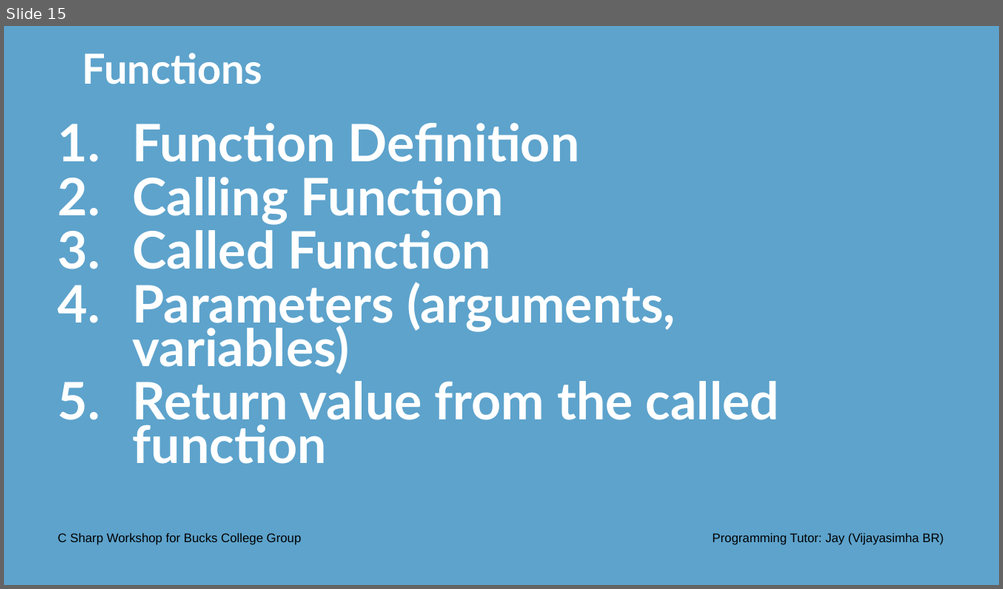
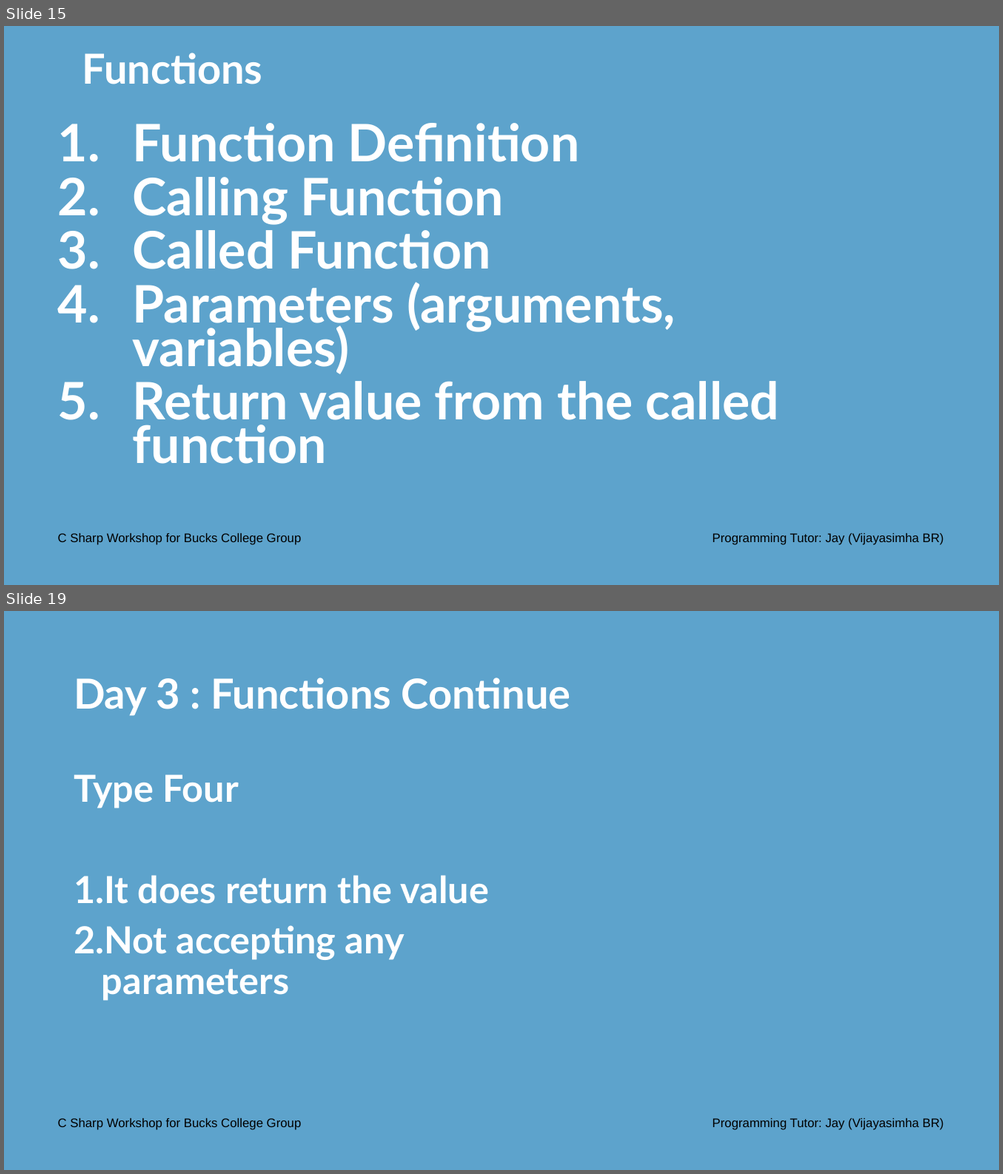
Before and after one commit to Jay-study-nildana/CSharpWorkShopforBucksCollegeGroup, a slide deck: PresentationPPTPDFS/Day 3 Onwards - C Sharp Workshop Bucks College Group.pptx. Shown one above the other, each under a label of ours: slide 15 before the commit, slides 15 and 19 after it; the slides between them are not shown. The pictures are 1003x589 and 1003x1174 pixels, drawn with LibreOffice and Linux fonts; fonts in the diff are those of the drawing; background and template pictures are left out. Boxes give left, top, right and bottom in pixels: in the first picture for what was removed or moved away, otherwise in the second. Text is boxed around its words. In the diff, an @@ line names an element or a change of style, - is before the commit and + after.

Commit message:
wrapped up Day 3
functions continued
building a simple calculator with functions

wrapping up

```diff
--- a/PresentationPPTPDFS/Day 3 Onwards - C Sharp Workshop Bucks College Group.pptx
+++ b/PresentationPPTPDFS/Day 3 Onwards - C Sharp Workshop Bucks College Group.pptx
@@ slide 19 added at (4,611,999,1170), background #5DA3CC @@
@@ title added at (74,678,571,716), 40 pt, text #FFFFFF, bold @@
+Day 3 : Functions Continue
@@ text added at (74,775,489,1001), 36 pt, text #FFFFFF, bold @@
+Type Four
+1. It does return the value
+2. Not accepting any parameters
@@ text added at (58,1119,301,1130), 12 pt, text #000000 @@
+C Sharp Workshop for Bucks College Group
@@ text added at (712,1119,944,1130), 12 pt, text #000000 @@
+Programming Tutor: Jay (Vijayasimha BR)
```
Also in this commit, not shown: 2 slides changed, 7 other slides added, 2 other files.
